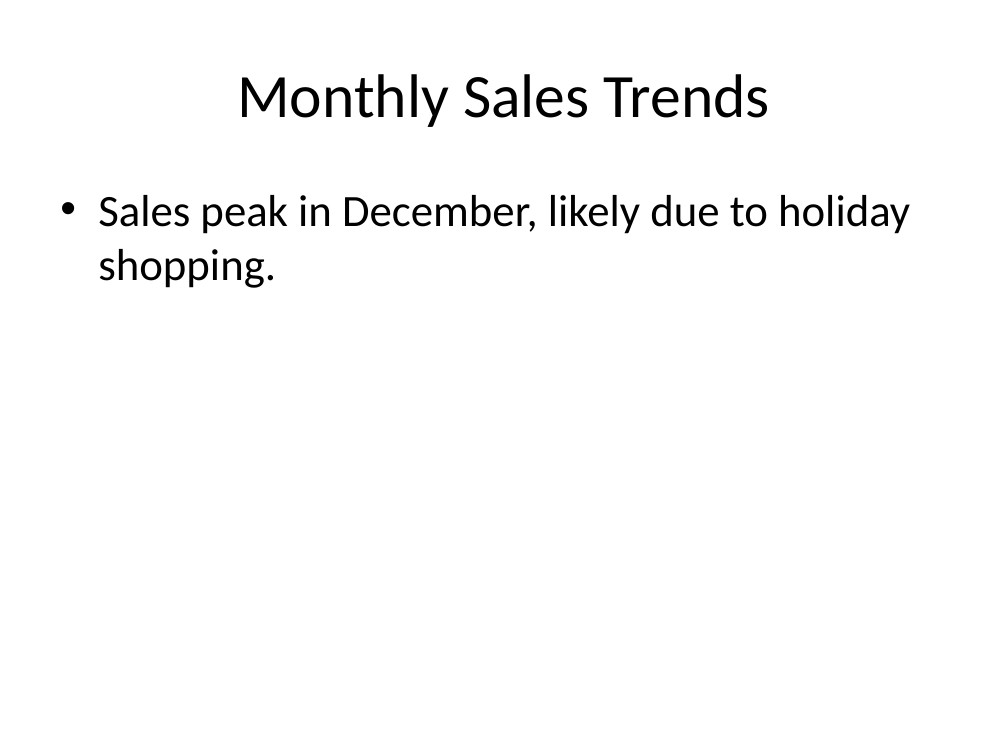
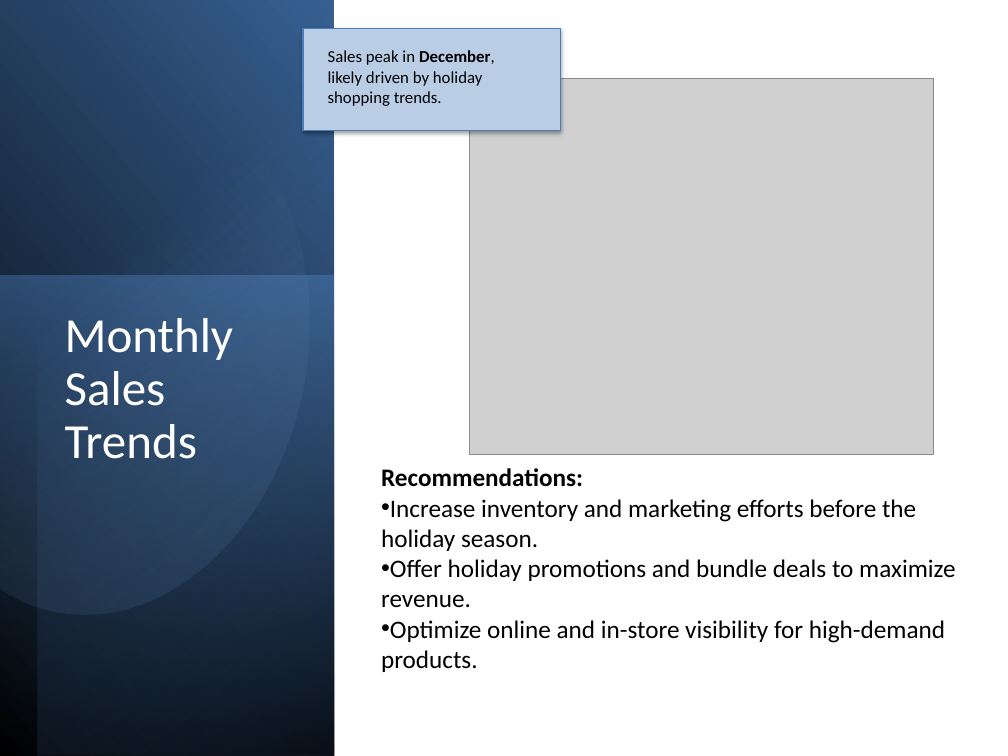
Before and after one commit to PaolaDumbi/Sales_Analysis, a slide deck: slide 2 of Sales_Data_Analysis_Presentation.pptx. Drawn at 1008x756 pixels with LibreOffice and Linux fonts; fonts in the diff are those of the drawing; grey boxes stand for pictures. Boxes give left, top, right and bottom in pixels: in the first picture for what was removed or moved away, otherwise in the second. Text is boxed around its words. In the diff, an @@ line names an element or a change of style, - is before the commit and + after.

```diff
--- a/Sales_Data_Analysis_Presentation.pptx
+++ b/Sales_Data_Analysis_Presentation.pptx
@@ rectangle added at (x1=1, y1=0, x2=334, y2=756), fill gradient #000000 to #376092 @@
@@ rectangle added at (x1=37, y1=0, x2=334, y2=756), fill gradient #000000 to #4F81BD @@
@@ rectangle added at (x1=303, y1=28, x2=561, y2=130), fill #B9CDE5, outline #4B7EBC 0.75 pt @@
@@ text added at (x1=328, y1=50, x2=495, y2=106), 12 pt, text #000000 @@
+Sales peak in December, likely driven by holiday shopping trends.
@@ freeform shape added at (x1=0, y1=64, x2=356, y2=651), fill gradient #95B3D7 to #376092 @@
@@ picture added at (x1=470, y1=79, x2=934, y2=455) @@
@@ text removed at (x1=98, y1=195, x2=910, y2=288) @@
-• Sales peak in December, likely due to holiday shopping.
@@ rectangle added at (x1=0, y1=276, x2=333, y2=755), fill gradient #4F81BD to #254061 @@
@@ title "Monthly Sales Trends" moved from (x1=237, y1=74, x2=770, y2=127) to (x1=65, y1=318, x2=234, y2=459) @@
@@ title "Monthly Sales Trends" at (x1=65, y1=318, x2=234, y2=459): size 44 to 35 pt, text colour #000000 to #FFFFFF; alignment centre to left; line spacing 1 to 0.9; vertical alignment middle to top @@
@@ text added at (x1=381, y1=468, x2=955, y2=672), 18 pt, text #000000 @@
+Recommendations:
+• Increase inventory and marketing efforts before the holiday season.
+• Offer holiday promotions and bundle deals to maximize revenue.
+• Optimize online and in-store visibility for high-demand products.
```
Also in this commit, not shown: 2 other slides changed, 4 slides added, 3 slides removed, 1 other file.
